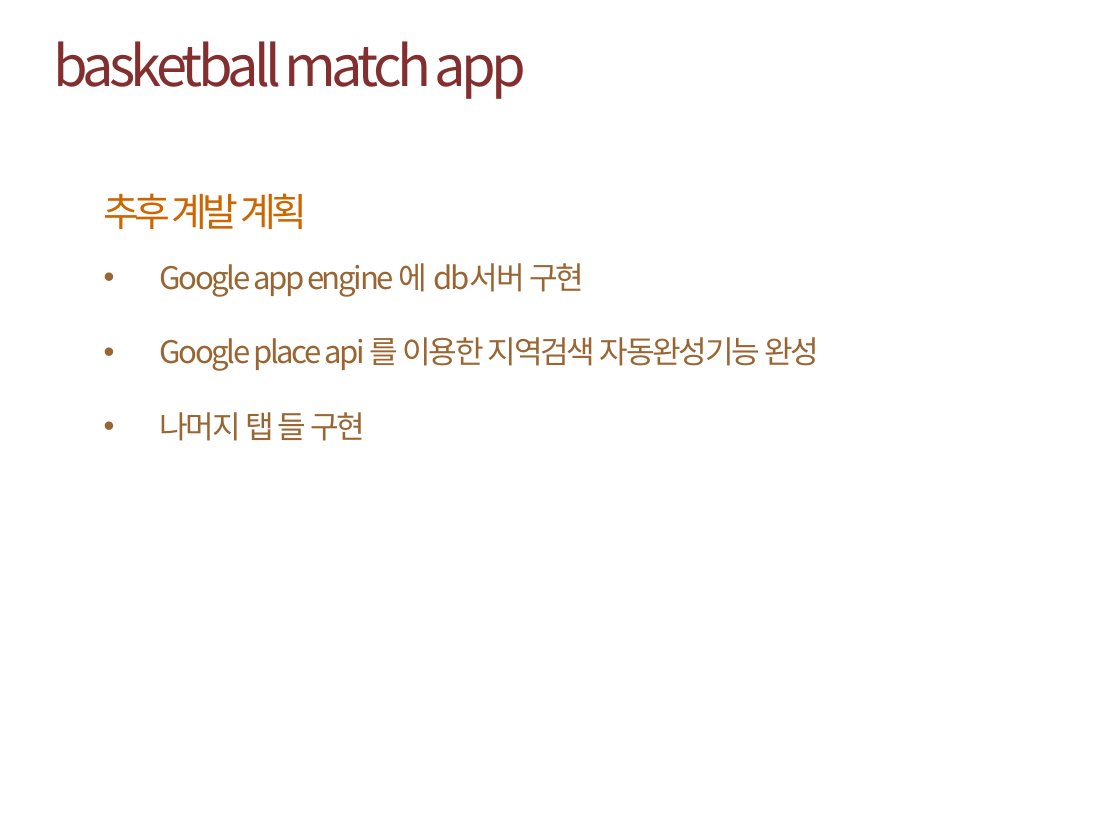
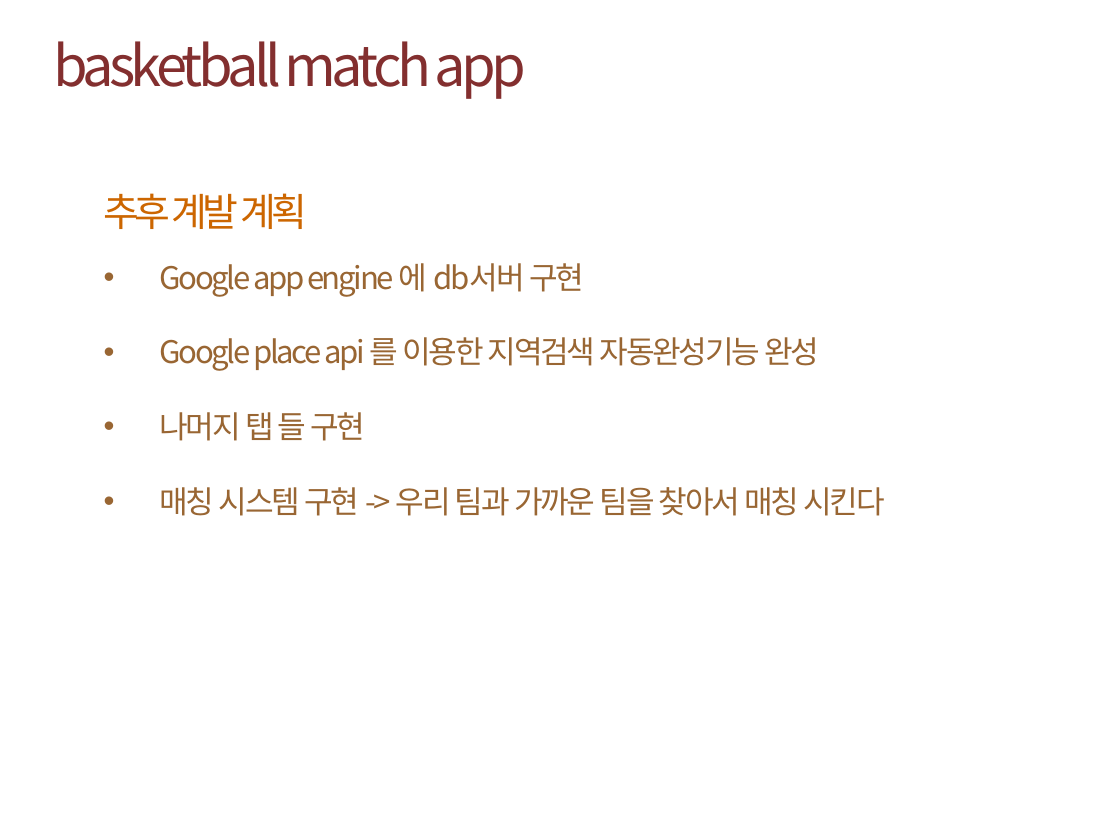
Before and after one commit to kare14/mobile, a slide deck: slide 10 of 모바일 중간보고서 20093296 배판근.pptx. Drawn at 1120x840 pixels with LibreOffice and Linux fonts; fonts in the diff are those of the drawing; background and template pictures are left out. Boxes give left, top, right and bottom in pixels: in the first picture for what was removed or moved away, otherwise in the second. Text is boxed around its words. In the diff, an @@ line names an element or a change of style, - is before the commit and + after.

Commit message:
구현 계획서

```diff
--- a/모바일 중간보고서 20093296 배판근.pptx
+++ b/모바일 중간보고서 20093296 배판근.pptx
@@ text at (x1=160, y1=487, x2=884, y2=516): paragraph added @@
+• 매칭 시스템 구현 -> 우리 팀과 가까운 팀을 찾아서 매칭 시킨다
```
Also in this commit, not shown: 1 other slide changed, 1 other file.
